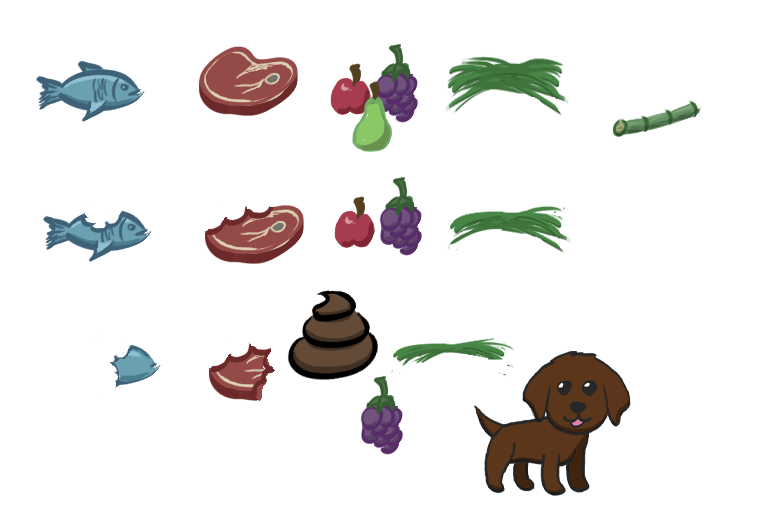
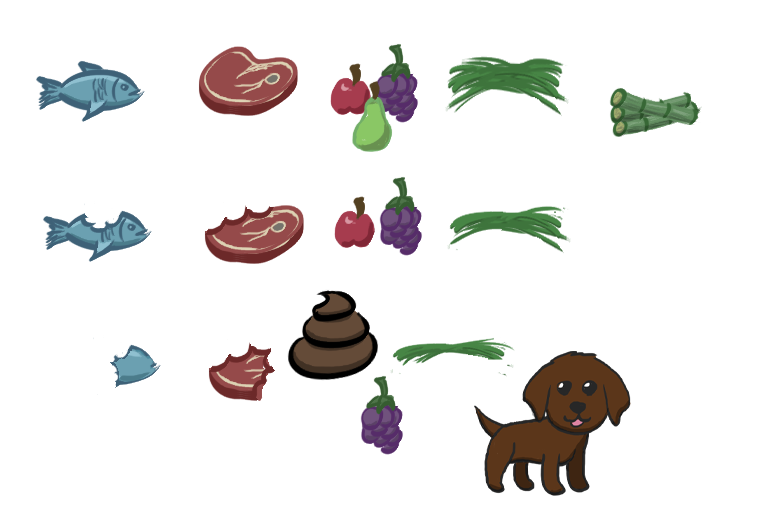
Revision of a layered 768x512 image; what changed, layer by layer:
showed "Layer 18" over [609, 87, 700, 125]
showed "Layer 19" over [609, 91, 692, 124]
"Layer 20": opacity 21% → 100%, painted on it over [611, 99, 700, 125]
removed layer "Layer 17" over [611, 99, 700, 125]
